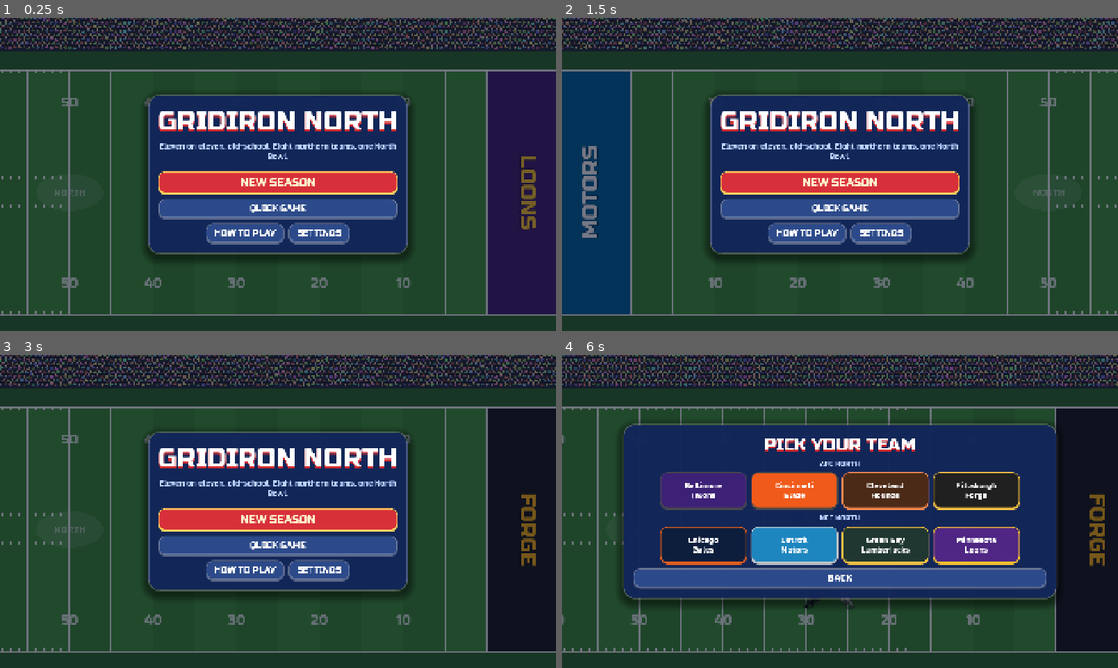
Above: before the commit, frames 1-4 (two rows, left to right).
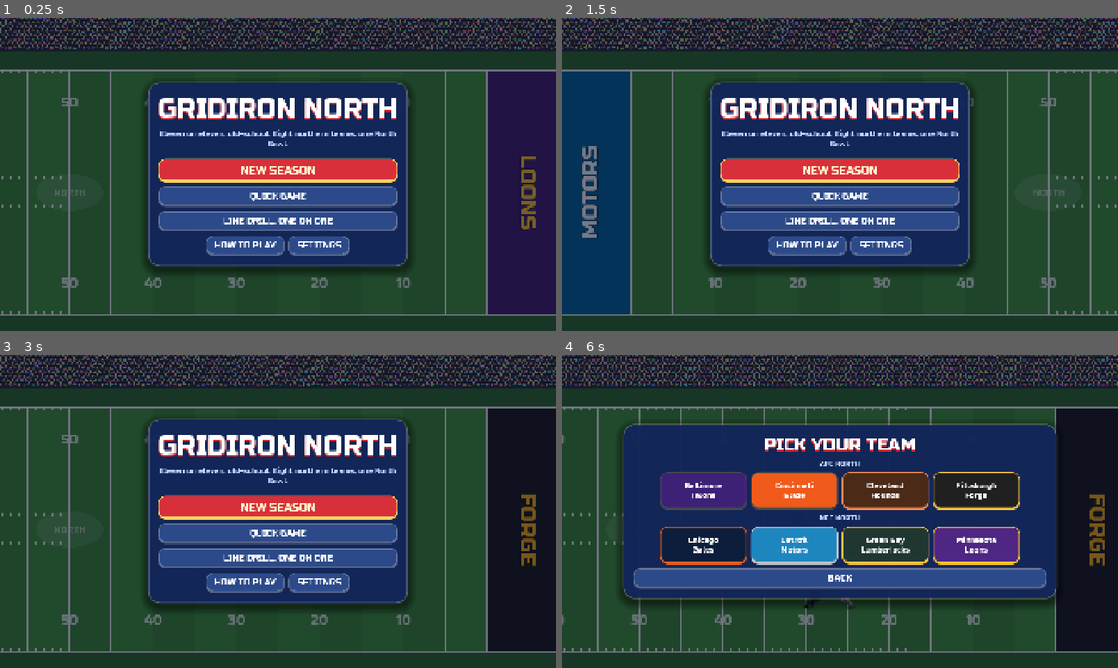
Above: after the commit, the same moments.

Repository: barnes1084/football
Game: Godot game, scene res://scenes/main.tscn
Two runs of this game, one before a commit and one after it. Both use one fixed random seed, a clock stepped at 60 frames per second and the inputs below.
Inputs (mouse positions are in pixels of both pictures, inside the frame that each line leads up to):
- Up to frame 1 (0.25 s): no input
- Up to frame 2 (1.5 s): click "SETTINGS" at 0.5 s; click "DONE" at 1.25 s
- Up to frame 3 (3 s): click "NEW SEASON" at 2 s; click "BACK" at 2.75 s
- Up to frame 4 (6 s): click "NEW SEASON" at 3.5 s; tap Enter at 4.25 s; move the mouse to (962, 495) at 4.27 s; hold D 4.28-5 s; tap P at 4.35 s; click (962, 495) at 4.42 s; tap Space at 4.52 s; click "BACK" at 5 s; drag from (728, 527) to (812, 574) at 5.77 s

The runs differ from the first frame. In frame 1, 18% of the frame differs, in the area x 26-74%, y 20-82%; in frame 2, 18%; in frame 3, 18%; in frame 4, less than 0.1%.

Commit message:
Line drill: one offensive lineman against one defensive lineman
A mode on the title screen to try out the wall with just two players on
the field and a circle marking the quarterback's spot. You play the
defensive lineman (or watch the computer play both): push toward the QB to
drive your man back, or across to slip off the edge of his square; reach
the QB for a sack, or get held for 6 seconds. A bar shows how far the
lineman has been driven back against how far it takes; buttons switch who
rushes, change each man's power and reset the record.

Both men start in the three-point stance facing each other, and an engaged
defensive lineman now drives in from the low lunge pose.

Co-Authored-By: Claude Opus 5.5 <noreply@anthropic.com>
Claude-Session: https://claude.ai/code/session_01BJU6vHvAKtZH6NTjzje4Ra

Diff:
--- a/scripts/field.gd
+++ b/scripts/field.gd
@@ -104,7 +104,10 @@
 func layout() -> void:
 	view = get_viewport_rect().size
 	sq = Tune.v.fieldTilt
-	if whole_field():
+	if g != null and g.drill:
+		# The line drill: up close.
+		k = view.x / 16.0
+	elif whole_field():
 		# Zoom out until both sidelines fit under the scoreboard.
 		k = (view.y - TOP_PX - BOTTOM_PX) / ((Game.FIELD_W + SIDE_MARGIN * 2) * sq)
 	else:
@@ -117,7 +120,7 @@
 
 
 func whole_field() -> bool:
-	return Tune.v.fieldView == "sidelines"
+	return Tune.v.fieldView == "sidelines" and not (g != null and g.drill)
 
 
 func P(x: float, y: float, z := 0.0) -> Vector2:
@@ -151,6 +154,8 @@
 
 
 func _focus() -> Vector2:
+	if g.drill:
+		return Vector2(g.los_x() - g.dir[g.poss] * 2.5, g.ball_y)
 	match g.phase:
 		"presnap", "call":
 			return Vector2(g.los_x() + g.dir[g.poss] * 4.0, g.ball_y)
@@ -237,7 +242,7 @@
 			return POSES_RUN[cyc % 5]
 		match p.role:
 			"OL", "DL":
-				return "stance" if p.id % 2 == 0 else "stance2"
+				return "stance" if p.id % 2 == 0 or g.drill else "stance2"
 			"QB":
 				return "hold"
 			"RB", "FB":
@@ -267,7 +272,8 @@
 		var push := int(Time.get_ticks_msec() / 220 + p.id) % 2 == 0
 		if p.team == g.poss:
 			return "push1" if push else "push2"
-		return "block" if push else "push1"
+		# Driving into his man: low, leaning in, fists out.
+		return "lunge" if push else "block"
 	if p == g.carrier:
 		if p == g.qb and g.aiming and g.can_throw():
 			return "windup2" if p.act_t < 0 else "windup"
@@ -497,6 +503,16 @@
 			draw_line(f.P(gx, Game.MID_Y - 3.08, 3.3), f.P(gx, Game.MID_Y + 3.08, 3.3), yel, w)
 			for py in [Game.MID_Y - 3.08, Game.MID_Y + 3.08]:
 				draw_line(f.P(gx, py, 3.3), f.P(gx, py, 11.0), yel, w)
+		# The line drill: where the quarterback would be.
+		if g.drill and g.qb != null:
+			var qc: Vector2 = f.P(g.qb.at.x, g.qb.at.y)
+			var rr := k * 0.9
+			var pts := PackedVector2Array()
+			for i in 33:
+				var an := TAU * i / 32
+				pts.append(qc + Vector2(cos(an) * rr, sin(an) * rr * f.sq))
+			draw_polyline(pts, Color(1, 1, 1, 0.8), 4)
+			f.text(self, "QB", qc, int(k * 0.6), Color.WHITE, 6)
 		# The ball, when it's not in someone's hands.
 		var b := g.ball_pos()
 		var in_hands := g.carrier != null and g.phase in ["live", "dead"]
@@ -510,7 +526,7 @@
 			draw_set_transform(Vector2.ZERO, 0, Vector2.ONE)
 		# A marker over your player.
 		var c = g.controlled
-		if c != null and g.phase in ["presnap", "live"]:
+		if c != null and g.phase in ["presnap", "live"] and not g.drill:
 			var m := Field.meta("stand")
 			var head: Vector2 = f.P(c.at.x, c.at.y) - Vector2(0, (m.foot[1] - m.top) * Field.player_scale() * k / 56.5 + k * 0.5)
 			var s := maxf(k * 0.35, 12.0)
--- a/scripts/game.gd
+++ b/scripts/game.gd
@@ -122,6 +122,15 @@
 var plays := 0
 ## The last play, for the tests and the balance probe.
 var last := {}
+## Line drill: one offensive lineman against one defensive lineman, to try
+## out the wall. `qb` is an unseen spot the rusher is trying to reach.
+var drill := false
+var drill_user := true
+var drill_dl := 0.7
+var drill_ol := 0.7
+var drill_log: Array = []
+var drill_beat := -1.0
+const DRILL_TIME := 6.0
 
 
 func _init(home: int, home_type: String, away: int, away_type: String, user_team := 0, seed_value := 0) -> void:
@@ -771,8 +780,9 @@
 	line.sort_custom(func(a, b): return a.home.y < b.home.y)
 	for i in line.size():
 		var p: P = line[i]
-		p.lo = p.home.y - Tune.v.wallSquare - (Tune.v.wallEdge if i == 0 else 0.0)
-		p.hi = p.home.y + Tune.v.wallSquare + (Tune.v.wallEdge if i == line.size() - 1 else 0.0)
+		var edge: float = 0.0 if drill else Tune.v.wallEdge
+		p.lo = p.home.y - Tune.v.wallSquare - (edge if i == 0 else 0.0)
+		p.hi = p.home.y + Tune.v.wallSquare + (edge if i == line.size() - 1 else 0.0)
 		if p.job in ["block", "lead"]:
 			p.target = _pick_block(p)
 
@@ -835,6 +845,8 @@
 			_offside()
 			return
 	var wait: float = Tune.v.snapDelay if user >= 0 and user != poss else 1.2
+	if drill:
+		wait = 2.5
 	if poss != user and phase_t >= wait:
 		_snap()
 
@@ -843,6 +855,12 @@
 	flag = "OFFSIDE"
 	events.append({type = "whistle"})
 	events.append({type = "flag"})
+	if drill:
+		_banner("OFFSIDE", "Wait for the snap")
+		phase = "dead"
+		phase_t = 0.0
+		_next = {action = "drill"}
+		return
 	var yards := 5.0
 	if los + yards >= 100.0:
 		yards = (100.0 - los) / 2.0
@@ -884,7 +902,8 @@
 	_move = move
 	if controlled != null and move.length() > 0.05:
 		controlled.took = true
-	_handoff()
+	if not drill:
+		_handoff()
 	# Movement.
 	for p: P in players:
 		if p.down > 0:
@@ -913,6 +932,9 @@
 		_ball_flight()
 		if phase != "live":
 			return
+	if drill:
+		_drill_check()
+		return
 	if carrier != null:
 		if carrier == qb and not past_los and (carrier.at.x - los_x()) * dir[poss] > 0.3:
 			past_los = true
@@ -1716,6 +1738,9 @@
 	var nx := _next
 	_next = {}
 	var action: String = nx.get("action", "call")
+	if action == "drill":
+		_drill_setup()
+		return
 	if action == "replay":
 		_setup()
 		return
@@ -1881,3 +1906,114 @@
 			_banner("NO GOOD!", "%d yards · %s ball at %s" % [roundi(kick.dist), teams[poss].name, spot_text(poss, los)])
 			_next = {action = "call"}
 	kick = {}
+
+
+# ---------- Line drill ----------
+
+## One offensive lineman against one defensive lineman. You play the
+## defensive lineman (or watch the computer do both): drive your man back,
+## or slip off the edge of his square, and get to the quarterback's spot.
+func start_drill(you_rush: bool, dl_power: float, ol_power: float) -> void:
+	drill = true
+	drill_user = you_rush
+	drill_dl = dl_power
+	drill_ol = ol_power
+	user = 0
+	poss = 1
+	dir = [1, -1]
+	los = 40.0
+	down = 1
+	togo = 10.0
+	ball_y = MID_Y
+	clock = 3600.0
+	_drill_setup()
+
+
+func _drill_setup() -> void:
+	phase = "presnap"
+	phase_t = 0.0
+	t = 0.0
+	players.clear()
+	ball = {}
+	kick = {}
+	handed = false
+	past_los = false
+	aiming = false
+	throw_t = -1.0
+	flag = ""
+	drill_beat = -1.0
+	off_call = Playbook.play("slants")
+	def_call = Playbook.defense("base")
+	var d: int = dir[poss]
+	var lx := los_x()
+	var o_r: Dictionary = teams[poss].offense.filter(func(r): return r.role == "OL")[0].duplicate()
+	o_r.pwr = drill_ol
+	var ol := _make_player(poss, {slot = "C", role = "OL"}, o_r, Vector2(lx - 0.6 * d, ball_y))
+	ol.job = "block"
+	var d_r: Dictionary = teams[1 - poss].defense[1].duplicate()
+	d_r.pwr = drill_dl
+	var dl := _make_player(1 - poss, {slot = "DL2", role = "DL"}, d_r, Vector2(lx + 0.9 * d, ball_y))
+	dl.job = "rush"
+	# The quarterback's spot: the target, not drawn as a player.
+	qb = P.new()
+	qb.team = poss
+	qb.role = "QB"
+	qb.id = 99
+	qb.at = Vector2(lx - 6.0 * d, ball_y)
+	carrier = qb
+	controlled = dl if drill_user else null
+	if drill_user:
+		_banner("", "Tap to snap · push toward the QB to drive him back · push up or down to slip off his edge")
+	else:
+		_banner("", "")
+
+
+func drill_snap() -> void:
+	if drill and phase == "presnap":
+		_snap()
+
+
+func drill_ol_player() -> P:
+	for p: P in players:
+		if p.role == "OL":
+			return p
+	return null
+
+
+func drill_dl_player() -> P:
+	for p: P in players:
+		if p.role == "DL":
+			return p
+	return null
+
+
+## The rusher wins by getting around and reaching the quarterback's spot;
+## the lineman wins by holding him off until time runs out.
+func _drill_check() -> void:
+	var dl := drill_dl_player()
+	if dl == null:
+		return
+	if drill_beat < 0 and dl.free > 0:
+		drill_beat = t
+		events.append({type = "miss", team = dl.team})
+	if dl.at.distance_to(qb.at) < Tune.v.tackleReach + 0.3:
+		dl.set_act("tackler")
+		dl.down = 1.0
+		events.append({type = "tackle", team = poss, big = true})
+		drill_log.append({won = true, t = drill_beat if drill_beat >= 0 else t})
+		_drill_end("SACK!", "Got around him in %.1f s" % (drill_beat if drill_beat >= 0 else t))
+	elif t >= DRILL_TIME:
+		drill_log.append({won = false, t = t})
+		_drill_end("STONED!", "He held you for %.0f seconds" % DRILL_TIME)
+
+
+func _drill_end(head: String, s: String) -> void:
+	phase = "dead"
+	phase_t = 0.0
+	events.append({type = "whistle"})
+	_banner(head, s)
+	_next = {action = "drill"}
+	for p: P in players:
+		if p.engaged:
+			p.engaged.engaged = null
+			p.engaged = null
--- a/scripts/main.gd
+++ b/scripts/main.gd
@@ -87,6 +87,11 @@
 			g.give_ball(0, 35.0)
 			_choose_defense("base")
 			await _wait(4.5)
+		"drill", "drill_watch":
+			_start_drill(what == "drill")
+			await _wait(0.5)
+			g.drill_snap()
+			await _wait(1.2)
 		"call_settings":
 			# SETTINGS from the play call menu, then back to the play call.
 			_start_game(5, "balanced", 3, "strong_d", false, 0)
@@ -297,6 +302,7 @@
 	else:
 		box.add_child(UI.button("NEW SEASON", func(): _pick_team(false), "big"))
 	box.add_child(UI.button("QUICK GAME", func(): _pick_team(true)))
+	box.add_child(UI.button("LINE DRILL: ONE ON ONE", func(): _start_drill(true)))
 	var row := HBoxContainer.new()
 	row.alignment = BoxContainer.ALIGNMENT_CENTER
 	row.add_child(UI.button("HOW TO PLAY", _how_to))
@@ -549,6 +555,69 @@
 func resume() -> void:
 	screen = "play"
 	clear_menu()
+	if g != null and g.drill:
+		_drill_bar()
+
+
+# ---------- Line drill ----------
+
+var _drill := {you = true, dl = 0.7, ol = 0.7}
+
+
+## One offensive lineman against one defensive lineman, nobody else: try
+## out the wall. You rush (or watch the computer play both).
+func _start_drill(you_rush: bool) -> void:
+	_drill.you = you_rush
+	season_game = false
+	var game := Game.new(3, "balanced", 5, "balanced", 0, 0)
+	game.start_drill(_drill.you, _drill.dl, _drill.ol)
+	_set_game(game)
+	screen = "play"
+	clear_menu()
+	Sfx.music("game")
+	Sfx.crowd(true)
+	_drill_bar()
+
+
+func _restart_drill() -> void:
+	var log: Array = g.drill_log
+	g.start_drill(_drill.you, _drill.dl, _drill.ol)
+	g.drill_log = log
+	field.set_game(g)
+	clear_menu()
+	_drill_bar()
+
+
+## The drill's controls along the bottom: who rushes, both men's power, exit.
+func _drill_bar() -> void:
+	var bar := HBoxContainer.new()
+	bar.alignment = BoxContainer.ALIGNMENT_CENTER
+	bar.mouse_filter = Control.MOUSE_FILTER_IGNORE
+	bar.set_anchors_and_offsets_preset(Control.PRESET_BOTTOM_WIDE)
+	bar.offset_top = -110
+	bar.offset_bottom = -16
+	menu.add_child(bar)
+	var you := UI.button("YOU RUSH" if _drill.you else "WATCH", func():
+		_drill.you = not _drill.you
+		_restart_drill())
+	bar.add_child(you)
+	for side in [["dl", "D-LINE"], ["ol", "O-LINE"]]:
+		var key: String = side[0]
+		bar.add_child(UI.button("−", func():
+			_drill[key] = clampf(_drill[key] - 0.1, 0.1, 1.0)
+			_restart_drill()))
+		var l := _line("%s POWER %d" % [side[1], roundi(_drill[key] * 100)], 26, Color.WHITE)
+		bar.add_child(l)
+		bar.add_child(UI.button("+", func():
+			_drill[key] = clampf(_drill[key] + 0.1, 0.1, 1.0)
+			_restart_drill()))
+	bar.add_child(UI.button("RESET", func():
+		g.drill_log.clear()
+		_restart_drill()))
+	bar.add_child(UI.button("EXIT", show_title))
+	for c in bar.get_children():
+		if c is Button:
+			c.size_flags_vertical = Control.SIZE_SHRINK_CENTER
 
 
 # ---------- Play calling ----------
@@ -688,7 +757,9 @@
 
 
 func _tap(pos: Vector2) -> void:
-	if g.phase == "presnap" and g.poss == g.user:
+	if g.drill:
+		g.drill_snap()
+	elif g.phase == "presnap" and g.poss == g.user:
 		g.hike()
 	elif g.user >= 0 and g.ball_team() != g.user:
 		g.select_at(field.to_field(pos))
@@ -1046,7 +1117,10 @@
 		pause_btn.visible = main.screen == "play"
 		if g == null or main.screen not in ["play", "paused"]:
 			return
-		_scorebug(g, vs, 1.0)
+		if g.drill:
+			_drill_panel(g, vs)
+		else:
+			_scorebug(g, vs, 1.0)
 		# The banner after a play.
 		var f := UI.font
 		if g.msg != "" and (g.phase in ["dead", "kick", "final"] or g.msg_t < 2.5):
@@ -1054,7 +1128,7 @@
 			if g.sub != "":
 				_center(g.sub, vs.y * 0.3 + 70, 34, Color.WHITE)
 		elif g.phase == "presnap" and g.sub != "":
-			_center(g.sub, vs.y - 90, 32, Color.WHITE)
+			_center(g.sub, vs.y - (170 if g.drill else 90), 30 if g.drill else 32, Color.WHITE)
 		elif g.phase == "live" and g.controlled != null and main.screen == "play":
 			var hint := ""
 			var sides := ["left", "right"] if not Tune.v.swapSides else ["right", "left"]
@@ -1064,7 +1138,10 @@
 				hint = "Flick on the %s side to juke" % sides[0]
 			elif g.controlled.team != g.ball_team():
 				hint = "Flick on the %s side to dive" % sides[0]
-			if hint != "" and g.t < 3.0:
+			if g.drill:
+				hint = "Push toward the QB to drive him back · push up or down to slip off his edge" if g.drill_beat < 0 else "You're around him: get to the QB!"
+				_center(hint, vs.y - 170, 28, Color(1, 1, 1, 0.8))
+			elif hint != "" and g.t < 3.0:
 				_center(hint, vs.y - 80, 28, Color(1, 1, 1, 0.75))
 		if g.flag != "" and g.phase == "dead":
 			# A yellow penalty flag.
@@ -1072,6 +1149,44 @@
 			draw_line(fc + Vector2(-30, 40), fc + Vector2(-30, -30), Color.WHITE, 5)
 			draw_colored_polygon(PackedVector2Array([fc + Vector2(-30, -30), fc + Vector2(30, -20), fc + Vector2(-30, 5)]), Color("#ffe03c"))
 		_draw_stick(vs)
+
+	## The line drill's scoreboard: how far the lineman has been driven back,
+	## the clock, and how the rushes have gone.
+	func _drill_panel(g: Game, vs: Vector2) -> void:
+		var f := UI.font
+		var w := 900.0
+		var x0: float = vs.x / 2 - w / 2 - main.inset_left
+		var y0 := 18.0
+		draw_rect(Rect2(x0, y0, w, 128), Color(0.03, 0.05, 0.1, 0.85))
+		draw_string(f, Vector2(x0 + 24, y0 + 44), "LINE DRILL", HORIZONTAL_ALIGNMENT_LEFT, -1, 34, Color("#ffe03c"))
+		var wins := g.drill_log.filter(func(r): return r.won)
+		var rec := "Rushes %d · got around %d" % [g.drill_log.size(), wins.size()]
+		if wins.size():
+			var avg := 0.0
+			for r in wins:
+				avg += r.t
+			rec += " · avg %.1f s" % (avg / wins.size())
+		draw_string(f, Vector2(x0 + 280, y0 + 44), rec, HORIZONTAL_ALIGNMENT_LEFT, -1, 26, Color.WHITE)
+		# How far the lineman has been driven back, against how far it takes.
+		var ol := g.drill_ol_player()
+		var give: float = ol.give if ol != null else 0.0
+		var need: float = Tune.v.wallGive
+		var bx := x0 + 24
+		var bw := w - 260
+		draw_string(f, Vector2(bx, y0 + 88), "PUSHED BACK", HORIZONTAL_ALIGNMENT_LEFT, -1, 20, UI.PALE)
+		var mx := bx + 160
+		var mw := bw - 160
+		draw_rect(Rect2(mx, y0 + 70, mw, 24), Color(1, 1, 1, 0.15))
+		var frac := clampf(give / need, 0.0, 1.0)
+		var col := Color("#40ff70") if give < need * 0.6 else (Color("#ffe03c") if give < need else Color("#ff3b30"))
+		if give < 0:
+			# Driven the other way: the lineman is winning.
+			var back := clampf(-give / need, 0.0, 1.0)
+			draw_rect(Rect2(mx, y0 + 70, mw * back * 0.25, 24), Color("#3d7cff"))
+		draw_rect(Rect2(mx, y0 + 70, mw * frac, 24), col)
+		draw_string(f, Vector2(mx + mw + 12, y0 + 90), "%.1f / %.1f yd" % [give, need], HORIZONTAL_ALIGNMENT_LEFT, -1, 22, Color.WHITE)
+		var left := Game.DRILL_TIME - g.t if g.phase == "live" else Game.DRILL_TIME
+		draw_string(f, Vector2(x0 + w - 110, y0 + 44), "%.1f s" % maxf(0.0, left), HORIZONTAL_ALIGNMENT_LEFT, -1, 30, Color.WHITE)
 
 	func _center(s: String, y: float, size: int, col: Color) -> void:
 		var f := UI.font
--- a/tests/run_tests.gd
+++ b/tests/run_tests.gd
@@ -27,6 +27,7 @@
 	test_dive_tackle()
 	test_juke()
 	test_wall()
+	test_drill()
 	test_downs()
 	test_kicks()
 	test_quarter_keeps_kickoff()
@@ -281,6 +282,39 @@
 		check(depth > 0.5, "the rusher is held in front of the wall (%.2f yd)" % depth)
 
 
+## Runs line drill rushes; returns how many the rusher won.
+func drill_wins(dl: float, ol: float, n: int, push := Vector2.ZERO, you := false) -> int:
+	var g := Game.new(3, "balanced", 5, "balanced", 0, 900)
+	g.start_drill(you, dl, ol)
+	var guard := 0
+	while g.drill_log.size() < n and guard < 120 * 20 * n:
+		if g.phase == "presnap":
+			g.drill_snap()
+		g.step(1.0 / 120.0, push if g.phase == "live" else Vector2.ZERO)
+		g.events.clear()
+		guard += 1
+	return g.drill_log.filter(func(r): return r.won).size()
+
+
+func test_drill() -> void:
+	var g := Game.new(3, "balanced", 5, "balanced", 0, 1)
+	g.start_drill(true, 0.7, 0.7)
+	check(g.players.size() == 2, "the line drill has just two players")
+	check(g.players.any(func(p): return p.role == "OL") and g.players.any(func(p): return p.role == "DL"), "one offensive lineman and one defensive lineman")
+	check(g.controlled != null and g.controlled.role == "DL", "you play the defensive lineman")
+	var strong := drill_wins(0.95, 0.4, 6)
+	var weak := drill_wins(0.35, 0.9, 6)
+	check(strong >= 5, "a strong rusher beats a weak lineman (%d of 6)" % strong)
+	check(weak <= 1, "a strong lineman holds off a weak rusher (%d of 6 got around)" % weak)
+	# You, pushing straight at the quarterback's spot, in an even matchup.
+	var gd := Game.new(3, "balanced", 5, "balanced", 0, 1)
+	gd.start_drill(true, 0.7, 0.7)
+	var pushing := drill_wins(0.7, 0.7, 4, Vector2(-gd.dir[gd.poss], 0), true)
+	check(pushing >= 3, "driving straight at him wins an even matchup (%d of 4)" % pushing)
+	var idle := drill_wins(0.7, 0.7, 4, Vector2(0, 0.0), true)
+	check(idle <= pushing, "pushing beats standing still (%d vs %d)" % [pushing, idle])
+
+
 func test_downs() -> void:
 	var g := Game.new(0, "balanced", 4, "balanced", -1, 5)
 	g.give_ball(0, 40.0)
